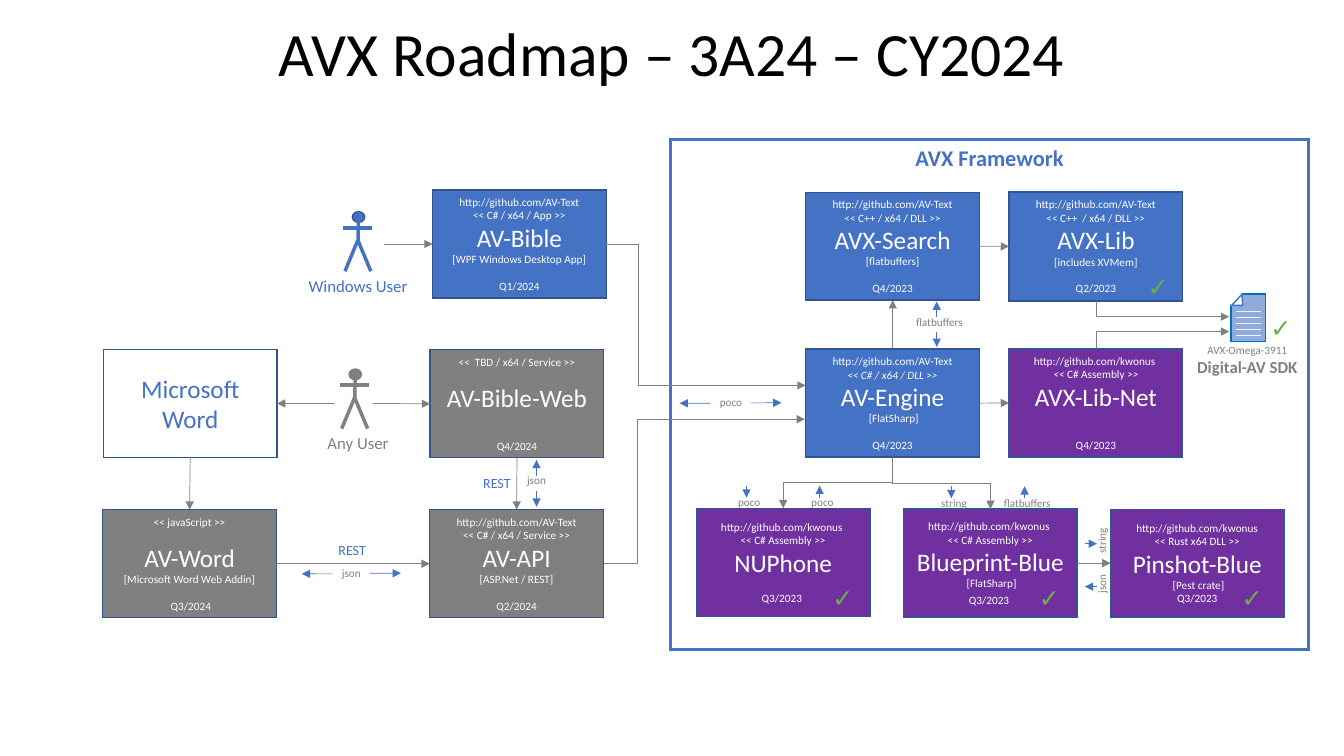
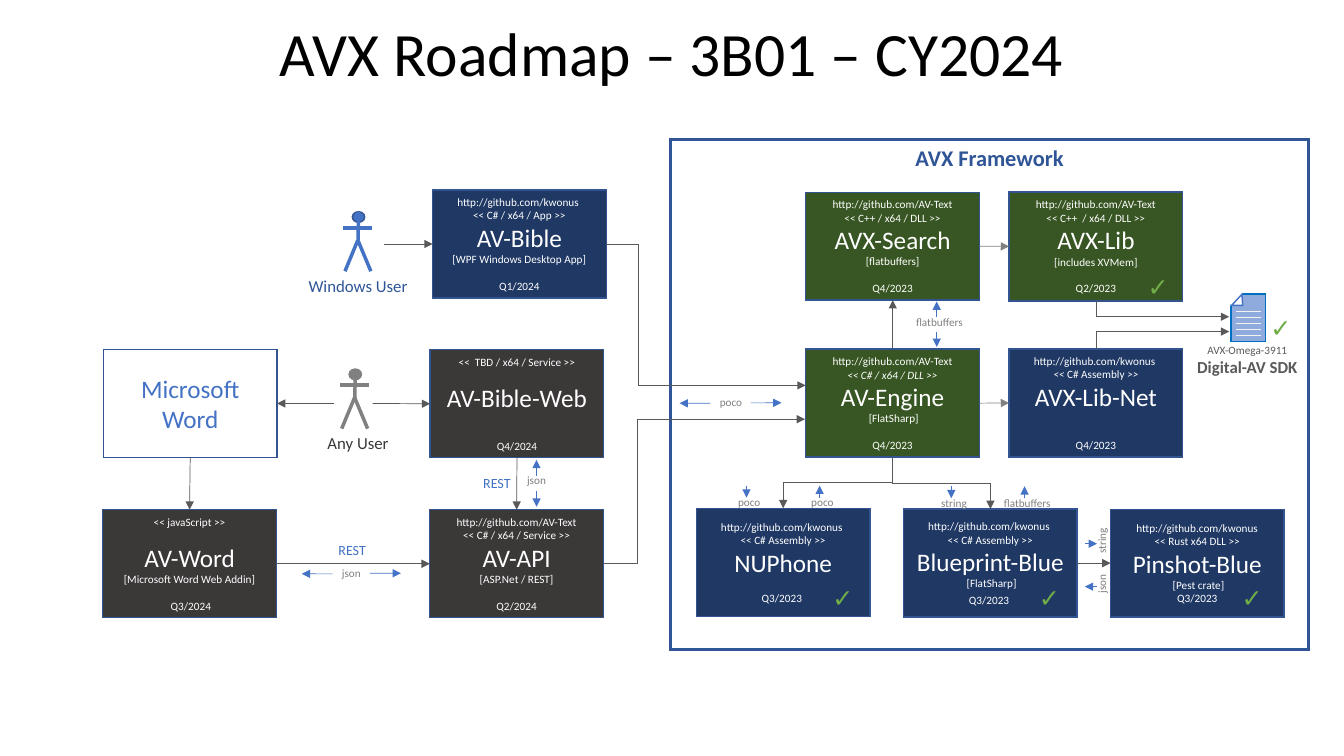
Before and after one commit to AV-Text/AVX, a slide deck: slide 4 of AVXSearch/AVX-Framework.pptx. Drawn at 1344x756 pixels with LibreOffice and Linux fonts; fonts in the diff are those of the drawing. Boxes give left, top, right and bottom in pixels: in the first picture for what was removed or moved away, otherwise in the second. Text is boxed around its words. In the diff, an @@ line names an element or a change of style, - is before the commit and + after.

Commit message:
Skeleton implementation of AV-Engine + updated color-coding in diagrams/readme.

```diff
--- a/AVXSearch/AVX-Framework.pptx
+++ b/AVXSearch/AVX-Framework.pptx
@@ title at box(280, 33, 1063, 86): text changed @@
-AVX Roadmap – 3A24 – CY2024
+AVX Roadmap – 3B01 – CY2024
@@ rectangle "AVX Framework" at box(670, 139, 1309, 649): text colour #4472C4 to #2F5597; outline #4472C4 2.25 pt to #2F5597 2.25 pt @@
@@ rectangle "http://github.com/kwonus" at box(433, 191, 606, 298): fill #4472C4 to #203864 @@
@@ text in rectangle at box(457, 198, 578, 208): text changed @@
-http://github.com/AV-Text
+http://github.com/kwonus
@@ arrow (384, 244) - (433, 244): stroke #808080 0.5 pt to #595959 0.5 pt @@
@@ elbow arrow (607, 244) - (806, 385): stroke #808080 0.5 pt to #595959 0.5 pt @@
@@ text "Windows User" at box(309, 280, 407, 292): text colour #4472C4 to #2F5597 @@
@@ elbow arrow (893, 300) - (893, 349): stroke #808080 0.5 pt to #595959 0.5 pt @@
@@ elbow arrow (1096, 301) - (1229, 317): stroke #808080 0.5 pt to #595959 0.5 pt @@
@@ rectangle "<< TBD / x64 / ..." at box(431, 350, 604, 458): fill #808080 to #3B3838 @@
@@ fill #4472C4 to #385723 in 3 elements at box(806, 193, 979, 300), box(1009, 192, 1183, 300), box(806, 349, 979, 457) @@
@@ fill #7030A0 to #203864 in 4 elements at box(1111, 509, 1285, 617), box(903, 509, 1077, 617), box(697, 508, 870, 616), box(1009, 349, 1183, 457) @@
@@ elbow arrow (1096, 349) - (1229, 332): stroke #808080 0.5 pt to #595959 0.5 pt @@
@@ text "AVX-Omega-3911" at box(1207, 347, 1287, 356): text colour #808080 to #595959 @@
@@ arrow (334, 403) - (277, 403): stroke #808080 0.5 pt to #595959 0.5 pt @@
@@ arrow (373, 403) - (431, 404): stroke #808080 0.5 pt to #595959 0.5 pt @@
@@ elbow arrow (604, 564) - (806, 419): stroke #808080 0.5 pt to #595959 0.5 pt @@
@@ text "Any User" at box(327, 438, 389, 452): text colour #808080 to #3B3838 @@
@@ arrow (191, 458) - (190, 510): stroke #808080 0.5 pt to #595959 0.5 pt @@
@@ arrow (517, 458) - (517, 510): stroke #808080 0.5 pt to #595959 0.5 pt @@
@@ elbow arrow (893, 458) - (783, 508): stroke #808080 0.5 pt to #595959 0.5 pt @@
@@ elbow arrow (893, 458) - (991, 509): stroke #808080 0.5 pt to #595959 0.5 pt @@
@@ rectangle "<< javaScript >>" at box(103, 510, 276, 618): fill #808080 to #3B3838 @@
@@ rectangle "http://github.com/AV-Text" at box(430, 510, 603, 618): fill #7F7F7F to #3B3838 @@
@@ arrow (276, 564) - (430, 564): stroke #808080 0.5 pt to #595959 0.5 pt @@
@@ elbow arrow (1078, 563) - (1111, 564): stroke #808080 0.5 pt to #595959 0.5 pt @@
```
Also in this commit, not shown: 3 other slides changed, 9 other files.
